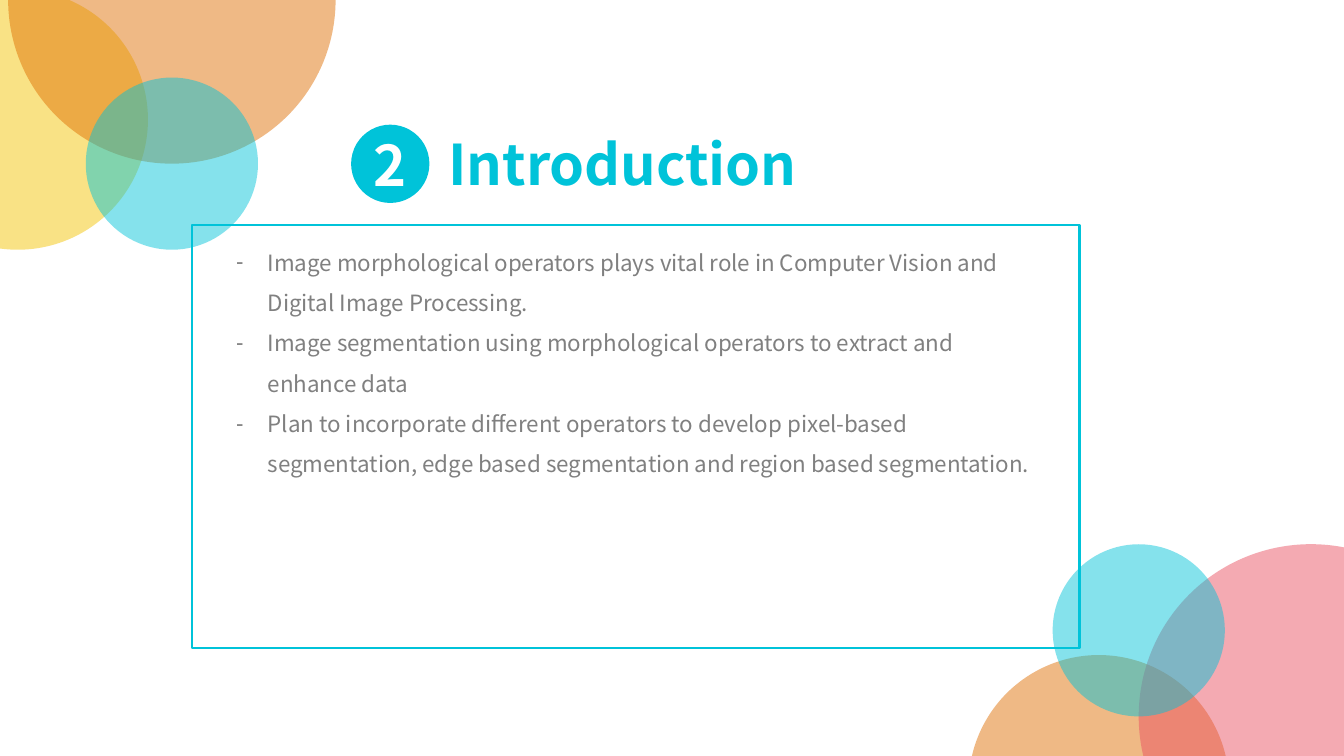
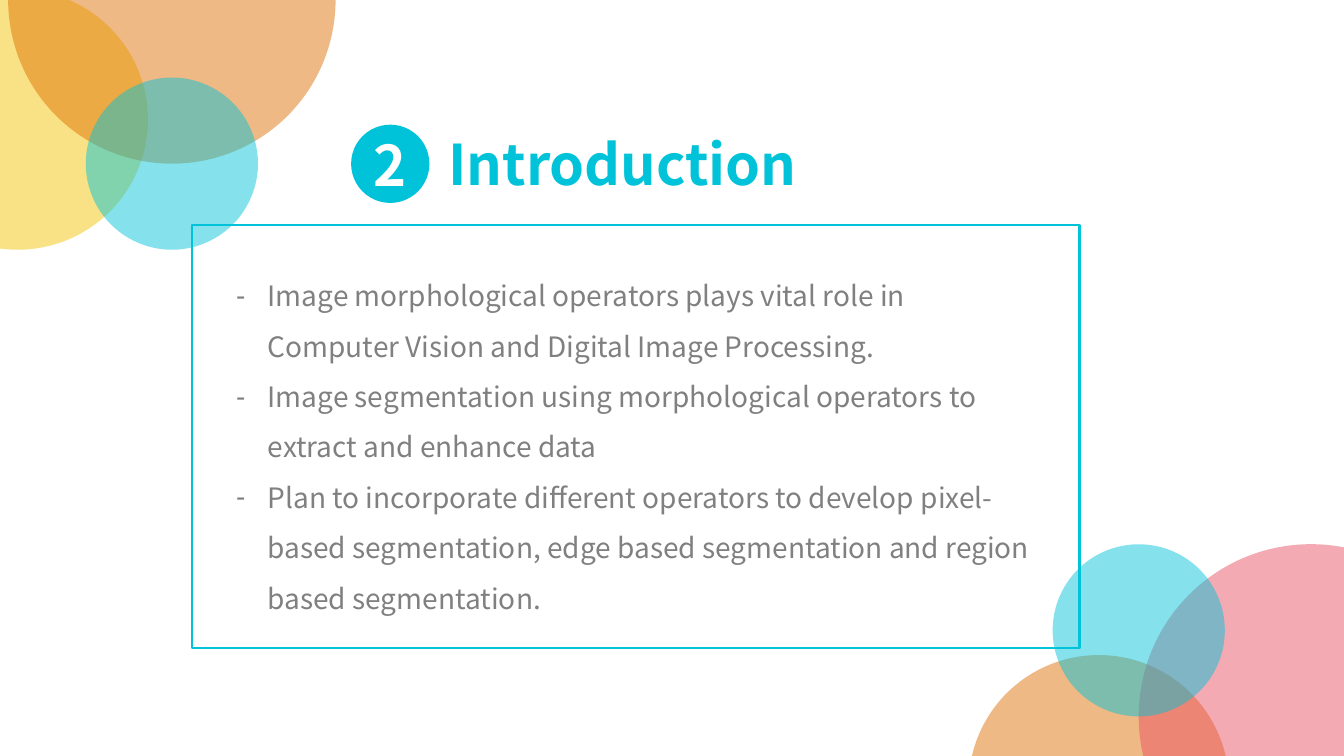
Before and after one commit to aclouie89/DIP_final_project, a slide deck: slide 5 of _resources/presentation/DIP - Project Proposal.pptx. Drawn at 1344x756 pixels with LibreOffice and Linux fonts; fonts in the diff are those of the drawing; background and template pictures are left out. Boxes give left, top, right and bottom in pixels: in the first picture for what was removed or moved away, otherwise in the second. Text is boxed around its words. In the diff, an @@ line names an element or a change of style, - is before the commit and + after.

```diff
--- a/_resources/presentation/DIP - Project Proposal.pptx
+++ b/_resources/presentation/DIP - Project Proposal.pptx
@@ text "Image morphological operators plays vital ...": place and size @@
-text "Image morphological operators plays vital ..." at box(268, 253, 1029, 478)
+text "Image morphological operators plays vital ..." at box(268, 284, 1029, 616)
@@ text "Image morphological operators plays vital ..." at box(268, 284, 1029, 616): size 16 to 20 pt @@
```
Also in this commit, not shown: 4 other slides changed.
